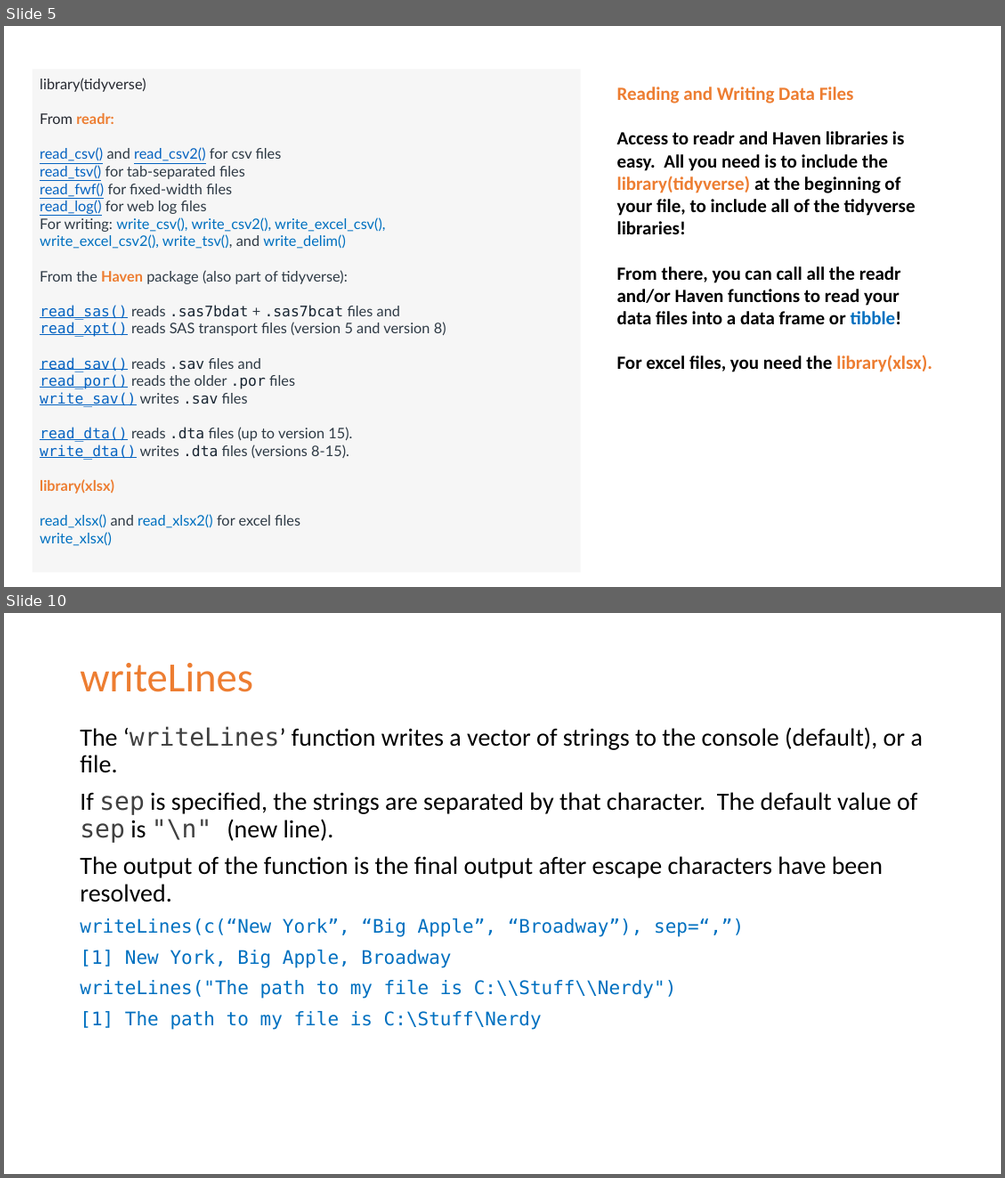
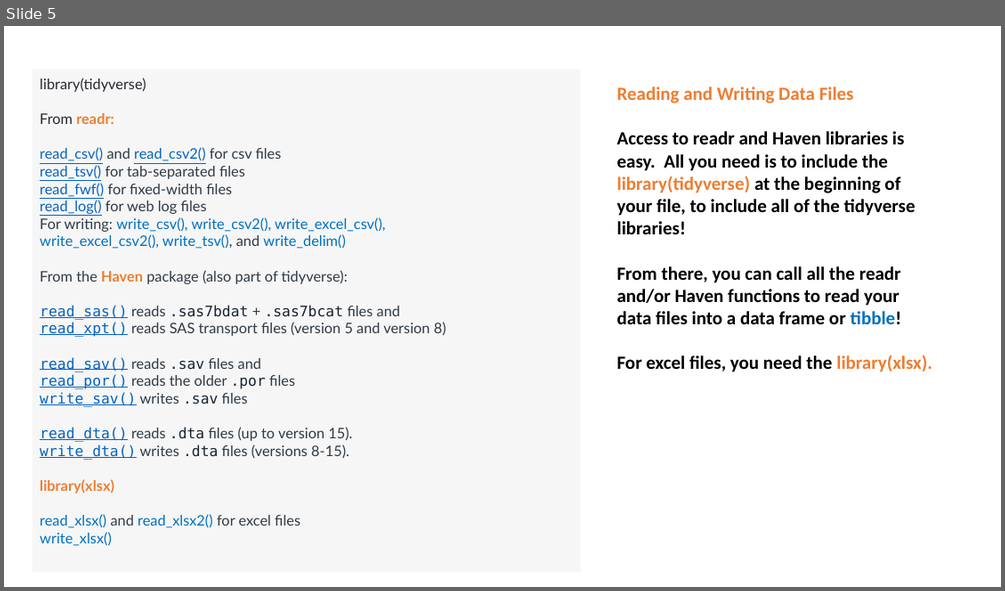
Before and after one commit to krashr-ds/R-cs-course, a slide deck: Lesson 6 - Reading and Wrangling Data with Tidyverse.pptx. Shown one above the other, each under a label of ours: slides 5 and 10 before the commit, slide 5 after it; the slides between them are not shown. The pictures are 1005x1178 and 1005x591 pixels, drawn with LibreOffice and Linux fonts; fonts in the diff are those of the drawing. Boxes give left, top, right and bottom in pixels: in the first picture for what was removed or moved away, otherwise in the second. Text is boxed around its words. In the diff, an @@ line names an element or a change of style, - is before the commit and + after.

```diff
--- a/Lesson 6 - Reading and Wrangling Data with Tidyverse.pptx
+++ b/Lesson 6 - Reading and Wrangling Data with Tidyverse.pptx
@@ slide 10 removed at (x1=4, y1=613, x2=1001, y2=1174), background #FFFFFF @@
@@ title removed at (x1=80, y1=663, x2=253, y2=692) @@
-writeLines
@@ text removed at (x1=80, y1=726, x2=922, y2=1030) @@
-The ‘writeLines’ function writes a vector of strings to the console (default), or a file.
-If sep is specified, the strings are separated by that character. The default value of sep is "\n" (new line).
-The output of the function is the final output after escape characters have been resolved.
-writeLines(c(“New York”, “Big Apple”, “Broadway”), sep=“,”)
-[1] New York, Big Apple, Broadway
-writeLines("The path to my file is C:\\Stuff\\Nerdy")
-[1] The path to my file is C:\Stuff\Nerdy
```
Also in this commit, not shown: 6 slides changed, 20 slides added, 18 other slides removed, 49 other files.
